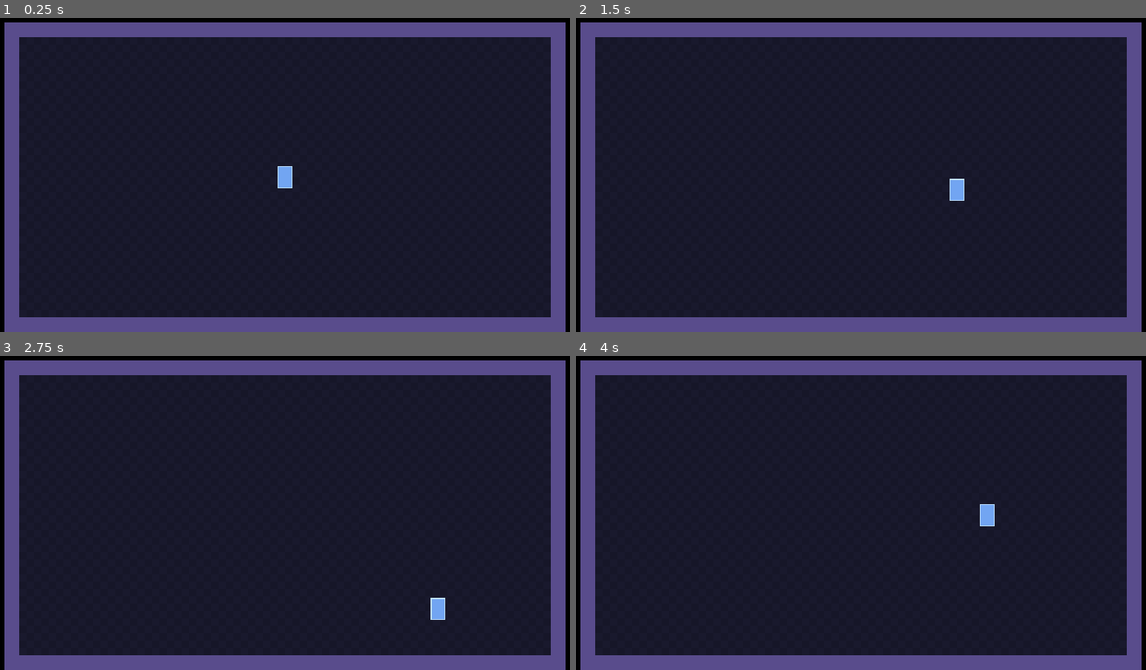
Above: before the commit, frames 1-4 (two rows, left to right).
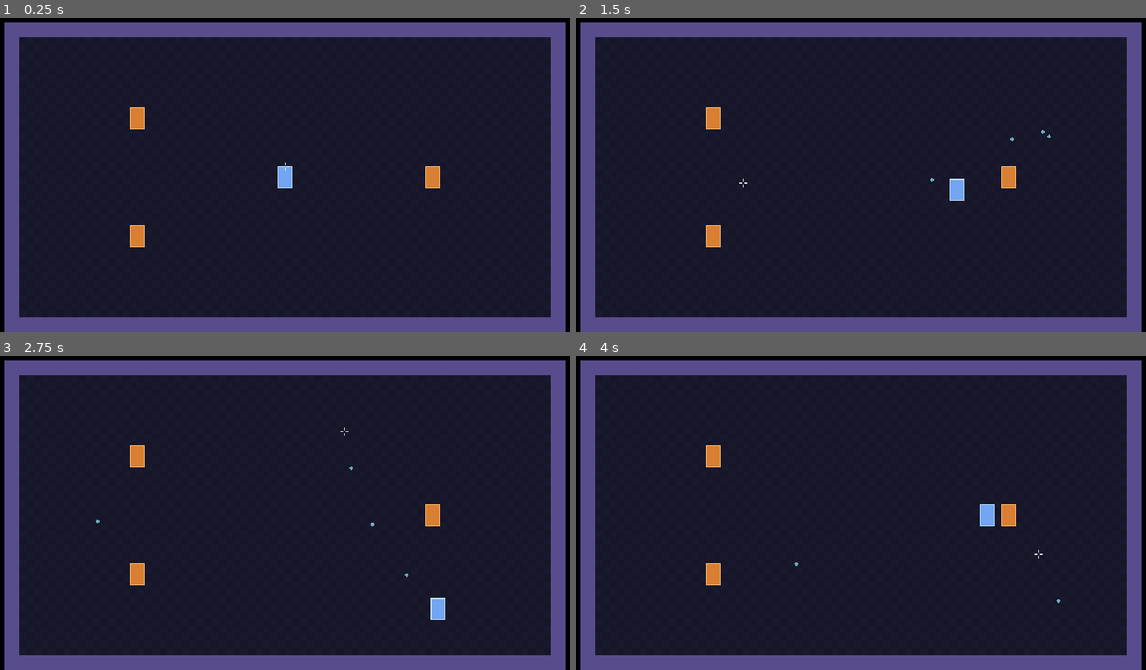
Above: after the commit, the same moments.

Repository: Kroustille/hypnagogia
Game: Godot game, scene res://main/main.tscn
Same seed, same stepped clock (60 frames per second), same inputs: the game is played once before the commit and once after it.
Inputs (mouse positions are in pixels of both pictures, inside the frame that each line leads up to):
- Up to frame 1 (0.25 s): no input
- Up to frame 2 (1.5 s): tap Enter at 0.5 s; move the mouse to (992, 149) at 0.52 s; press the mouse at (992, 149) at 0.53 s; hold D (move_right) 0.53-1.28 s; tap Space (dash) at 0.6 s; move the mouse to (741, 181) at 1.27 s; release the mouse at (741, 181) at 1.28 s; hold S (move_down) from 1.28 s (still down); click (741, 181) at 1.35 s
- Up to frame 3 (2.75 s): tap Space (dash) at 1.55, 2.1 s; move the mouse to (342, 431) at 2.02 s; release S (move_down) at 2.03 s; press the mouse at (342, 431) at 2.03 s; hold D (move_right) from 2.03 s (still down)
- Up to frame 4 (4 s): move the mouse to (832, 569) at 2.77 s; release D (move_right) at 2.78 s; release the mouse at (832, 569) at 2.78 s; hold W (move_up) 2.78-3.53 s; click (832, 569) at 2.85 s; tap Space (dash) at 3.05, 3.6 s; move the mouse to (1037, 553) at 3.52 s; press the mouse at (1037, 553) at 3.53 s; hold A (move_left) from 3.53 s (still down)

The runs differ from the first frame. In frame 1, 0.6% of the frame differs, in the area x 22-78%, y 28-74%; in frame 2, 0.6%, in the area x 22-84%, y 28-74%; in frame 3, 0.6%; in frame 4, 0.6%.

Commit message:
feat(player): add aim, fire rate, reticle and shot recoil
Co-Authored-By: Claude Opus 5.5 <noreply@anthropic.com>

Diff:
--- a/game/core/constants.gd
+++ b/game/core/constants.gd
@@ -45,3 +45,6 @@
 	"pickups",
 	"triggers",
 ]
+
+## Color reserved for the player's shots (NFR8): no other entity uses it. Final value set by story 7.2.
+const COLOR_PLAYER_SHOT: Color = Color(0.55, 0.95, 1.0)
--- /dev/null
+++ b/game/player/aim.gd
@@ -0,0 +1,39 @@
+class_name Aim
+extends RefCounted
+## Pure aim logic of the player: no node, no scene. One update() per physics tick.
+## Provisional source switch until story 1.7 (device switching): the right stick takes over as soon as it
+## leaves the dead zone, the mouse takes it back as soon as it moves. A still mouse never overrides the stick.
+
+enum Source { MOUSE, STICK }
+
+## Below this squared distance (px²) the cursor is on the player: the aim is kept.
+const MIN_CURSOR_DISTANCE_SQ: float = 0.01
+
+## Unit vector, never zero: the last valid aim.
+var direction: Vector2 = Vector2.RIGHT
+var source: Source = Source.MOUSE
+
+var _stick_active: bool = false
+
+
+## origin and mouse_world in world coordinates. stick comes from Input.get_vector(), dead zone applied.
+func update(origin: Vector2, mouse_world: Vector2, mouse_moved: bool, stick: Vector2) -> void:
+	if stick != Vector2.ZERO:
+		source = Source.STICK
+		direction = stick.normalized()
+		_stick_active = true
+		return
+	_stick_active = false
+	if mouse_moved:
+		source = Source.MOUSE
+	if source == Source.MOUSE:
+		# Follows the cursor even when the mouse is still: the player moves, the cursor stays in the world.
+		var to_cursor: Vector2 = mouse_world - origin
+		if to_cursor.length_squared() > MIN_CURSOR_DISTANCE_SQ:
+			direction = to_cursor.normalized()
+	# STICK released: direction is kept (RT fires along the last aim).
+
+
+## The stick was beyond the dead zone on the last update(): it fires on its own.
+func is_stick_active() -> bool:
+	return _stick_active
--- a/game/player/player.gd
+++ b/game/player/player.gd
@@ -1,7 +1,8 @@
 class_name Player
 extends CharacterBody2D
-## The player. Node origin = center of the torso: shots (story 1.5) will start from there.
-## Movement reads the InputMap in _physics_process and obeys GameClock.
+## The player. Node origin = center of the torso: shots start from there.
+## Movement, aim and shots read the InputMap in _physics_process and obey GameClock.
+## Shots need a BulletManager given by the room through equip_bullets().
 
 ## Emitted when a dash finishes, after its last movement.
 signal dash_ended
@@ -13,11 +14,26 @@
 const SPRITE_RIM_COLOR: Color = Color(0.75, 0.88, 1.0)
 # Placeholder tint while the dash makes the player invulnerable, until epic 7.
 const DASH_TINT: Color = Color(1.0, 1.0, 1.0, 0.5)
+## Placeholder shot texture, same size as the 4x4 px hitbox (enemy placeholder bullets are 8x8), until story 7.2.
+const SHOT_TEXTURE_SIZE: int = 4
+## Placeholder shot opacity: more transparent than enemy bullets (NFR8), until story 7.2.
+const SHOT_ALPHA: float = 0.7
+## Placeholder shot sound, generated by a script; replaced by story 7.7.
+const SHOT_SOUND: AudioStream = preload("res://audio/sfx/sfx_player_shot.wav")
 
 var _motor: PlayerMotor
 var _dash: Dash
 ## Last movement direction (unit vector). The character faces the camera until the player first moves.
 var _facing: Vector2 = Vector2.DOWN
+var _aim: Aim
+var _shooter: Shooter
+var _recoil: SpriteKick
+var _bullets: BulletManager
+## Own copy built once from Tuning.SHOT by equip_bullets(), never a shared Resource.
+var _shot_params: BulletParams
+## Viewport mouse position on the previous tick: the mouse takes the aim back only when it moves.
+var _last_mouse_pos: Vector2 = Vector2.ZERO
+var _unequipped_reported: bool = false
 
 @onready var _sprite: Sprite2D = %Sprite
 @onready var _hitbox: CollisionShape2D = %Hitbox
@@ -42,6 +58,30 @@
 	_hitbox.position = Vector2.ZERO
 	_hitbox.add_to_group(Const.GROUP_DEBUG_SHAPES)
 
+	_aim = Aim.new()
+	_shooter = Shooter.new(Tuning.SHOT)
+	_recoil = SpriteKick.new(_sprite)
+	_last_mouse_pos = get_viewport().get_mouse_position()
+	var reticle: Reticle = Reticle.new()
+	reticle.setup(self)
+	add_child(reticle)
+
+
+## Called by the room once it has built its BulletManager (the player is already ready by then).
+func equip_bullets(manager: BulletManager) -> void:
+	if manager == null:
+		Log.error("combat", "equip_bullets() called without a BulletManager")
+		assert(false, "equip_bullets() needs a BulletManager")
+		return
+	var tuning: ShotTuning = Tuning.SHOT
+	_bullets = manager
+	_shot_params = BulletParams.new()
+	_shot_params.speed = tuning.bullet_speed
+	_shot_params.radius = maxf(tuning.hitbox_size, 0.0) / 2.0
+	_shot_params.lifetime = tuning.lifetime
+	_shot_params.damage = maxf(tuning.damage, 0.0)
+	_shot_params.appearance = manager.add_appearance(_make_shot_texture())
+
 
 func _physics_process(delta: float) -> void:
 	var clock_scale: float = GameClock.scale(GameClock.Group.PLAYER)
@@ -52,6 +92,7 @@
 	# it keeps stepping during a dash so walking resumes smoothly when the dash ends.
 	var motor_velocity: Vector2 = _motor.step(wish, delta)
 	_dash.tick(clock_scale, Input.is_action_just_pressed(&"dash"), _facing)
+	_update_shooting(clock_scale) # before the movement: sees "is the dash active this tick"
 	# velocity is rewritten every tick: move_and_slide() alters it when sliding, never read it back.
 	if _dash.is_active():
 		# Already scaled by the clock inside Dash: do not multiply by clock_scale again.
@@ -77,12 +118,61 @@
 	return _dash.is_active()
 
 
+## Current aim direction (unit vector, never zero).
+func aim_direction() -> Vector2:
+	return _aim.direction
+
+
+func aim_source() -> Aim.Source:
+	return _aim.source
+
+
+func _update_shooting(clock_scale: float) -> void:
+	var stick: Vector2 = Input.get_vector(&"aim_left", &"aim_right", &"aim_up", &"aim_down")
+	var mouse_pos: Vector2 = get_viewport().get_mouse_position()
+	var mouse_moved: bool = mouse_pos != _last_mouse_pos
+	_last_mouse_pos = mouse_pos
+	_aim.update(global_position, get_global_mouse_position(), mouse_moved, stick)
+	# Click or RT (shoot), or the right stick beyond its dead zone (auto fire).
+	var wants_fire: bool = Input.is_action_pressed(&"shoot") or _aim.is_stick_active()
+	if _shooter.tick(clock_scale, wants_fire, _dash.is_active()):
+		_fire()
+	_recoil.tick(clock_scale)
+
+
+## One shot from the center of the torso, exactly along the aim. No recoil or sound if the pool refuses it.
+func _fire() -> void:
+	if _bullets == null:
+		if not _unequipped_reported:
+			_unequipped_reported = true
+			Log.error("combat", "player cannot shoot: no BulletManager (equip_bullets() not called)")
+		return
+	if not _bullets.fire(_shot_params, global_position, _aim.direction):
+		return
+	var tuning: ShotTuning = Tuning.SHOT
+	_recoil.kick(-_aim.direction, tuning.recoil_distance * Const.TILE_SIZE, tuning.recoil_duration)
+	Audio.play_sfx(SHOT_SOUND)
+
+
 func _update_dash_tint() -> void:
 	_sprite.modulate = DASH_TINT if is_dash_invulnerable() else Color.WHITE
 
 
 func _on_dash_ended() -> void:
 	dash_ended.emit()
+
+
+## Placeholder: a filled 4x4 disc in the color reserved for the player's shots.
+func _make_shot_texture() -> Texture2D:
+	var image: Image = Image.create(SHOT_TEXTURE_SIZE, SHOT_TEXTURE_SIZE, false, Image.FORMAT_RGBA8)
+	var color: Color = Color(Const.COLOR_PLAYER_SHOT, SHOT_ALPHA)
+	var center: Vector2 = Vector2.ONE * SHOT_TEXTURE_SIZE / 2.0
+	var radius_sq: float = center.x * center.x
+	for y: int in SHOT_TEXTURE_SIZE:
+		for x: int in SHOT_TEXTURE_SIZE:
+			if (Vector2(x, y) + Vector2(0.5, 0.5)).distance_squared_to(center) <= radius_sq:
+				image.set_pixel(x, y, color)
+	return ImageTexture.create_from_image(image)
 
 
 func _make_sprite_texture() -> Texture2D:
--- /dev/null
+++ b/game/player/reticle.gd
@@ -0,0 +1,57 @@
+class_name Reticle
+extends Node2D
+## Aim reticle. Follows the cursor with the mouse, or sits at a fixed distance along the aim with the stick.
+## Moved in _process (presentation only: every gameplay decision stays in _physics_process), so physics
+## interpolation is off. Hides the system cursor while it is in the tree and shows it again when it leaves.
+## Placeholder drawing until epic 7; moves to the HUD layer with story 2.7.
+
+## Length of each of the 4 branches, in pixels (visual).
+const BRANCH_LENGTH: int = 3
+## Empty pixels between the center pixel and each branch (visual).
+const CENTER_GAP: int = 1
+const COLOR: Color = Color(1.0, 1.0, 1.0, 0.85)
+## Above the room and the bullets (visual).
+const Z_INDEX: int = 100
+## Distance from the player with the stick, in tiles. Visual only, not a shot range.
+const STICK_RETICLE_DISTANCE: float = 4.0
+
+var _player: Player
+
+
+## Dependency injection: call before add_child().
+func setup(player: Player) -> void:
+	_player = player
+
+
+func _ready() -> void:
+	top_level = true
+	z_index = Z_INDEX
+	physics_interpolation_mode = Node.PHYSICS_INTERPOLATION_MODE_OFF
+	Input.mouse_mode = Input.MOUSE_MODE_HIDDEN
+	if _player == null:
+		Log.error("ui", "Reticle added without setup()")
+		assert(false, "Reticle.setup() must be called before add_child()")
+		set_process(false)
+
+
+func _exit_tree() -> void:
+	Input.mouse_mode = Input.MOUSE_MODE_VISIBLE
+
+
+func _process(_delta: float) -> void:
+	var target: Vector2
+	if _player.aim_source() == Aim.Source.STICK:
+		target = _player.global_position + _player.aim_direction() * STICK_RETICLE_DISTANCE * Const.TILE_SIZE
+	else:
+		target = get_global_mouse_position()
+	# The center pixel covers [floor, floor + 1): the reticle stays on whole pixels.
+	global_position = target.floor()
+
+
+func _draw() -> void:
+	# 1 px wide rectangles around the center pixel (0, 0): crisp at any integer scale.
+	var start: int = 1 + CENTER_GAP
+	draw_rect(Rect2(start, 0, BRANCH_LENGTH, 1), COLOR)
+	draw_rect(Rect2(-start - BRANCH_LENGTH + 1, 0, BRANCH_LENGTH, 1), COLOR)
+	draw_rect(Rect2(0, start, 1, BRANCH_LENGTH), COLOR)
+	draw_rect(Rect2(0, -start - BRANCH_LENGTH + 1, 1, BRANCH_LENGTH), COLOR)
--- /dev/null
+++ b/game/player/shooter.gd
@@ -0,0 +1,40 @@
+class_name Shooter
+extends RefCounted
+## Pure fire rate logic of the player: no node, no scene. Counted in game ticks (clock_scale per physics tick).
+## Firing is a held state, with no input buffer: a short press during the cooldown is lost.
+## The cooldown runs at all times, during a dash too, so the rate never exceeds fire_rate however fast one clicks.
+
+## Technical floor for the fire rate: never divide by zero.
+const MIN_FIRE_RATE: float = 0.01
+## Margin against floating point rounding when comparing the cooldown to zero.
+const TICK_EPSILON: float = 1e-6
+
+var _period_ticks: float = 0.0
+var _cooldown_left: float = 0.0
+
+
+func _init(tuning: ShotTuning) -> void:
+	# The safe value is stored first: in a debug build the assert below may abort.
+	var fire_rate: float = maxf(tuning.fire_rate, MIN_FIRE_RATE)
+	_period_ticks = Engine.physics_ticks_per_second / fire_rate
+	if not (tuning.fire_rate >= MIN_FIRE_RATE):
+		Log.error("combat", "ShotTuning.fire_rate is %s, using %s" % [tuning.fire_rate, MIN_FIRE_RATE])
+		assert(false, "Invalid ShotTuning fire_rate")
+
+
+## Advances one physics tick. Returns true when one shot must be emitted on this tick.
+## blocked (dash) prevents the shot but does not freeze the cooldown.
+func tick(clock_scale: float, wants_fire: bool, blocked: bool) -> bool:
+	if clock_scale <= 0.0:
+		return false
+	var was_cooling: bool = _cooldown_left > 0.0
+	_cooldown_left -= clock_scale
+	if wants_fire and not blocked and _cooldown_left <= TICK_EPSILON:
+		# When the cooldown ends inside this tick, its overshoot (less than one tick) is carried over, so a
+		# fractional period (8 shots/s = 7.5 ticks) keeps its exact average rate. A cooldown that was already
+		# over carries nothing: waiting never builds up a burst.
+		var carried: float = minf(_cooldown_left, 0.0) if was_cooling else 0.0
+		_cooldown_left = carried + _period_ticks
+		return true
+	_cooldown_left = maxf(_cooldown_left, 0.0)
+	return false
--- a/game/project.godot
+++ b/game/project.godot
@@ -96,6 +96,32 @@
 "events": [Object(InputEventKey,"resource_local_to_scene":false,"resource_name":"","device":-1,"window_id":0,"alt_press …(196 unchanged characters)…
 }
 
+aim_left={
+"deadzone": 0.2,
+"events": [Object(InputEventJoypadMotion,"resource_local_to_scene":false,"resource_name":"","device":-1,"axis":2,"axis_value":-1.0,"script":null)]
+}
+
+aim_right={
+"deadzone": 0.2,
+"events": [Object(InputEventJoypadMotion,"resource_local_to_scene":false,"resource_name":"","device":-1,"axis":2,"axis_value":1.0,"script":null)]
+}
+
+aim_up={
+"deadzone": 0.2,
+"events": [Object(InputEventJoypadMotion,"resource_local_to_scene":false,"resource_name":"","device":-1,"axis":3,"axis_value":-1.0,"script":null)]
+}
+
+aim_down={
+"deadzone": 0.2,
+"events": [Object(InputEventJoypadMotion,"resource_local_to_scene":false,"resource_name":"","device":-1,"axis":3,"axis_value":1.0,"script":null)]
+}
+
+shoot={
+"deadzone": 0.5,
+"events": [Object(InputEventMouseButton,"resource_local_to_scene":false,"resource_name":"","device":-1,"window_id":0,"alt_pressed":false,"shift_pressed":false,"ctrl_pressed":false,"meta_pressed":false,"button_mask":1,"position":Vector2(0, 0),"global_position":Vector2(0, 0),"factor":1.0,"button_index":1,"canceled":false,"pressed":true,"double_click":false,"script":null)
+, Object(InputEventJoypadMotion,"resource_local_to_scene":false,"resource_name":"","device":-1,"axis":5,"axis_value":1.0,"script":null)]
+}
+
 [layer_names]
 
 2d_physics/layer_1="walls"
--- a/game/rooms/arena/arena.gd
+++ b/game/rooms/arena/arena.gd
@@ -1,17 +1,21 @@
 class_name Arena
 extends Node2D
-## One-screen room: 36x19 playable tiles inside a closed wall frame, a fixed camera and the player.
+## One-screen room: 36x19 playable tiles inside a closed wall frame, a fixed camera, the player,
+## the player's BulletManager and training targets.
 ## Floor and Walls are built in code for now (same node names as the painted rooms of epic 4).
 ## World origin = top-left corner of the wall frame, in pixels.
 
 const WALL_COLOR: Color = Color(0.35, 0.3, 0.55)
 const FLOOR_COLOR: Color = Color(0.09, 0.09, 0.16)
 const FLOOR_ALT_COLOR: Color = Color(0.10, 0.10, 0.18)
+## Technical pool size of the player's shots (~11 in flight at 4/s over 36 tiles at 14 tiles/s).
+const PLAYER_BULLET_CAPACITY: int = 128
 
 @onready var _floor: TileMapLayer = %Floor
 @onready var _walls: TileMapLayer = %Walls
 @onready var _player: Player = %Player
 @onready var _camera: Camera2D = %Camera
+@onready var _targets: Node2D = %Targets
 
 
 func _ready() -> void:
@@ -21,6 +25,7 @@
 	var frame_px: Vector2 = Vector2(frame_cells * Const.TILE_SIZE)
 
 	_build_tiles(frame_cells)
+	_setup_player_bullets() # after the tiles: the BulletManager needs Walls to have a TileSet
 
 	# Fixed camera: centered on the room, shifted up by half the HUD band so the band stays free at the top.
 	_camera.position = frame_px / 2.0 - Vector2(0.0, Const.HUD_BAND_HEIGHT / 2.0)
@@ -30,6 +35,22 @@
 	_player.position = frame_px / 2.0
 	_player.reset_physics_interpolation()
 	Log.info("room", "arena ready playable=%s tiles" % Const.ROOM_TILES)
+
+
+## The player's BulletManager, at the room origin like Walls. Added last: drawn above the player (Combat layer).
+func _setup_player_bullets() -> void:
+	var bullets: BulletManager = BulletManager.new()
+	bullets.name = "PlayerBullets"
+	bullets.camp = BulletManager.Camp.PLAYER
+	bullets.capacity = PLAYER_BULLET_CAPACITY
+	var solid_layers: Array[TileMapLayer] = [_walls]
+	bullets.setup(solid_layers) # before add_child()
+	add_child(bullets)
+	_player.equip_bullets(bullets)
+	for child: Node in _targets.get_children():
+		var target: TrainingTarget = child as TrainingTarget
+		if target != null:
+			bullets.register_hurtbox(target.hurtbox)
 
 
 ## The room (walls included) plus the HUD band must fit the viewport exactly in height, with a margin in width.
--- a/game/rooms/arena/arena.tscn
+++ b/game/rooms/arena/arena.tscn
@@ -1,7 +1,8 @@
-[gd_scene load_steps=3 format=3]
+[gd_scene load_steps=4 format=3]
 
 [ext_resource type="Script" path="res://rooms/arena/arena.gd" id="1_arena"]
 [ext_resource type="PackedScene" path="res://player/player.tscn" id="2_player"]
+[ext_resource type="PackedScene" path="res://rooms/arena/training_target.tscn" id="3_target"]
 
 [node name="Arena" type="Node2D"]
 script = ExtResource("1_arena")
@@ -12,6 +13,18 @@
 [node name="Walls" type="TileMapLayer" parent="."]
 unique_name_in_owner = true
 
+[node name="Targets" type="Node2D" parent="."]
+unique_name_in_owner = true
+
+[node name="TargetRight" parent="Targets" instance=ExtResource("3_target")]
+position = Vector2(464, 168)
+
+[node name="TargetTopLeft" parent="Targets" instance=ExtResource("3_target")]
+position = Vector2(144, 104)
+
+[node name="TargetBottomLeft" parent="Targets" instance=ExtResource("3_target")]
+position = Vector2(144, 232)
+
 [node name="Player" parent="." instance=ExtResource("2_player")]
 unique_name_in_owner = true
 
--- /dev/null
+++ b/game/rooms/arena/training_target.gd
@@ -0,0 +1,43 @@
+class_name TrainingTarget
+extends Node2D
+## Training target of the arena: reacts to the player's shots (flash and visual knockback), nothing else.
+## Indestructible and without HP (Health: story 2.1). No physics body: the player and the dash go through it.
+## The room registers its hurtbox with the player's BulletManager. The 12x20 px hurtbox rectangle lives in the
+## scene, local to each instance (the Hurtbox reads it in its own _ready(), before this node's).
+
+## Placeholder sprite size in pixels, same as the player (structural). Real sprites come with epic 7.
+const SPRITE_SIZE: Vector2i = Vector2i(16, 24)
+# Placeholder colors until epic 7: orange, distinct from the player (blue) and the shots (cyan).
+const SPRITE_FILL_COLOR: Color = Color(0.85, 0.5, 0.2)
+const SPRITE_RIM_COLOR: Color = Color(1.0, 0.75, 0.45)
+
+var _feedback: HitFeedback
+
+@onready var hurtbox: Hurtbox = %Hurtbox
+@onready var _sprite: Sprite2D = %Sprite
+
+
+func _ready() -> void:
+	_sprite.centered = true
+	_sprite.texture = _make_sprite_texture()
+	_feedback = HitFeedback.new()
+	_feedback.setup(_sprite, GameClock.Group.ENEMIES)
+	add_child(_feedback)
+	hurtbox.damage_received.connect(_on_hurtbox_damage_received)
+
+
+func _on_hurtbox_damage_received(info: DamageInfo) -> void:
+	_feedback.play(info.direction)
+	Log.debug("combat", "training target hit amount=%s" % info.amount)
+
+
+func _make_sprite_texture() -> Texture2D:
+	var image: Image = Image.create(SPRITE_SIZE.x, SPRITE_SIZE.y, false, Image.FORMAT_RGBA8)
+	image.fill(SPRITE_FILL_COLOR)
+	for x: int in SPRITE_SIZE.x:
+		image.set_pixel(x, 0, SPRITE_RIM_COLOR)
+		image.set_pixel(x, SPRITE_SIZE.y - 1, SPRITE_RIM_COLOR)
+	for y: int in SPRITE_SIZE.y:
+		image.set_pixel(0, y, SPRITE_RIM_COLOR)
+		image.set_pixel(SPRITE_SIZE.x - 1, y, SPRITE_RIM_COLOR)
+	return ImageTexture.create_from_image(image)
--- /dev/null
+++ b/game/rooms/arena/training_target.tscn
@@ -0,0 +1,21 @@
+[gd_scene load_steps=4 format=3]
+
+[ext_resource type="Script" path="res://rooms/arena/training_target.gd" id="1_target"]
+[ext_resource type="Script" path="res://combat/hurtbox.gd" id="2_hurtbox"]
+
+[sub_resource type="RectangleShape2D" id="RectangleShape2D_hurtbox"]
+resource_local_to_scene = true
+size = Vector2(12, 20)
+
+[node name="TrainingTarget" type="Node2D"]
+script = ExtResource("1_target")
+
+[node name="Sprite" type="Sprite2D" parent="."]
+unique_name_in_owner = true
+
+[node name="Hurtbox" type="Area2D" parent="."]
+unique_name_in_owner = true
+script = ExtResource("2_hurtbox")
+
+[node name="Shape" type="CollisionShape2D" parent="Hurtbox"]
+shape = SubResource("RectangleShape2D_hurtbox")
Not shown, added: game/player/aim.gd.uid
Not shown, added: game/player/reticle.gd.uid
Not shown, added: game/player/shooter.gd.uid
Not shown, added: game/rooms/arena/training_target.gd.uid
